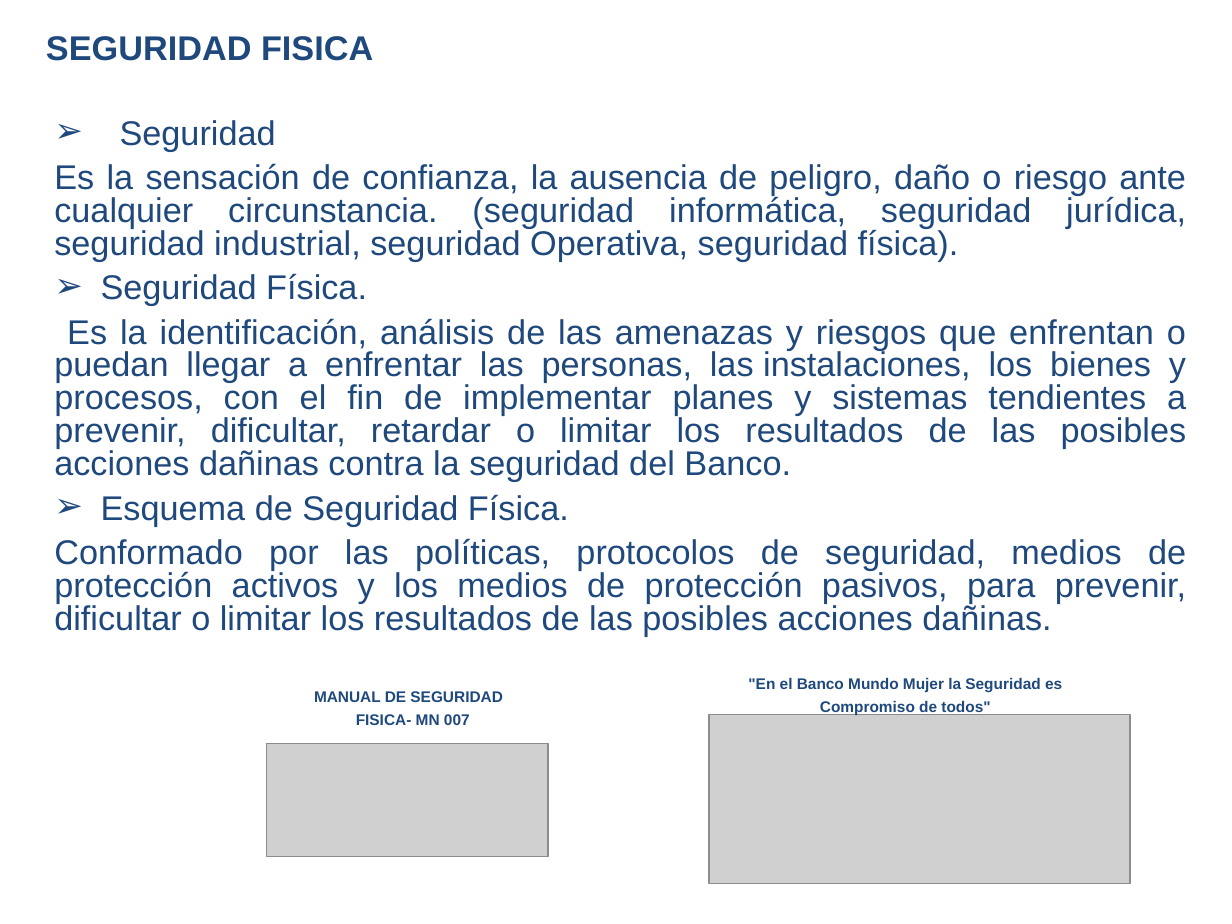
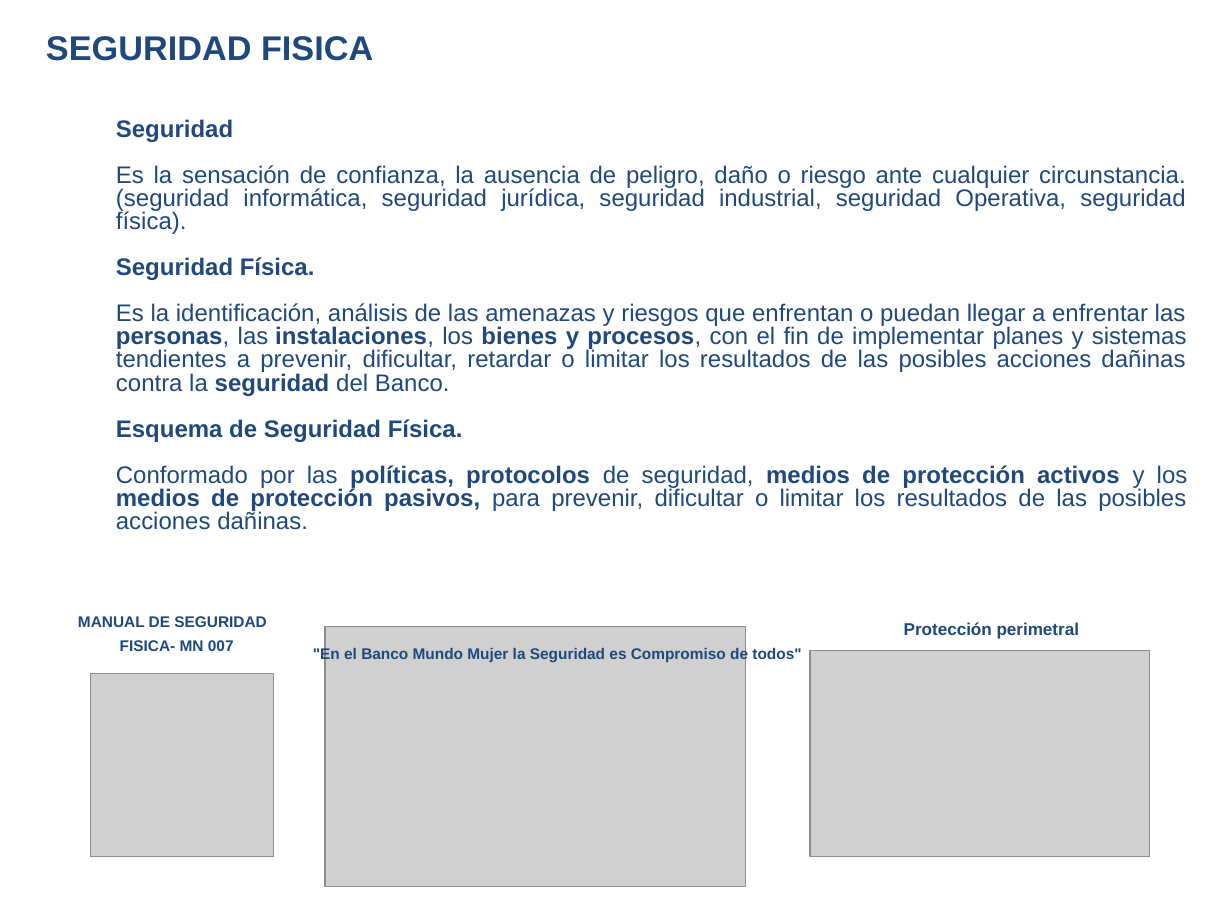
Before and after one commit to elberthAgreda/triviaApp, a slide deck: slide 7 of videoApp/src/assets/pdf/SEGURIDADBANCARIA/SEGURIDADBANCARIA.pptx. Drawn at 1232x924 pixels with LibreOffice and Linux fonts; fonts in the diff are those of the drawing; grey boxes stand for pictures; background and template pictures are left out. Boxes give left, top, right and bottom in pixels: in the first picture for what was removed or moved away, otherwise in the second. Text is boxed around its words. In the diff, an @@ line names an element or a change of style, - is before the commit and + after.

```diff
--- a/videoApp/src/assets/pdf/SEGURIDADBANCARIA/SEGURIDADBANCARIA.pptx
+++ b/videoApp/src/assets/pdf/SEGURIDADBANCARIA/SEGURIDADBANCARIA.pptx
@@ text "Seguridad" at <box>116,119,1188,530</box>: size 20 to 14 pt; bold on in "Seguridad", "Seguridad Física.", "personas, instalaciones, bienes y procesos, seguridad", "Esquema de Seguridad Física." and 1 more places; bullet ➢ to none; line spacing 0.8 to 13.5pt; more space between paragraphs; indent changed @@
@@ text "MANUAL DE SEGURIDAD": place and size @@
-text "MANUAL DE SEGURIDAD" at <box>314,691,502,725</box>
+text "MANUAL DE SEGURIDAD" at <box>78,616,266,651</box>
@@ picture: place and size @@
-picture at <box>710,715,1131,883</box>
+picture at <box>325,627,747,887</box>
@@ text added at <box>904,622,1079,639</box>, 10 pt, text #1F497D, bold @@
+Protección perimetral
@@ text ""En el Banco Mundo Mujer ...": place and size @@
-text ""En el Banco Mundo Mujer ..." at <box>748,677,1062,716</box>
+text ""En el Banco Mundo Mujer ..." at <box>313,647,801,663</box>
@@ text ""En el Banco Mundo Mujer ..." at <box>313,647,801,663</box>: alignment centre to justified @@
@@ picture added at <box>809,650,1149,856</box> @@
@@ picture: place and size @@
-picture at <box>267,743,548,856</box>
+picture at <box>91,673,275,856</box>
```
Also in this commit, not shown: 2 other slides changed, 2 slides added, 7 slides removed, 22 other files.
